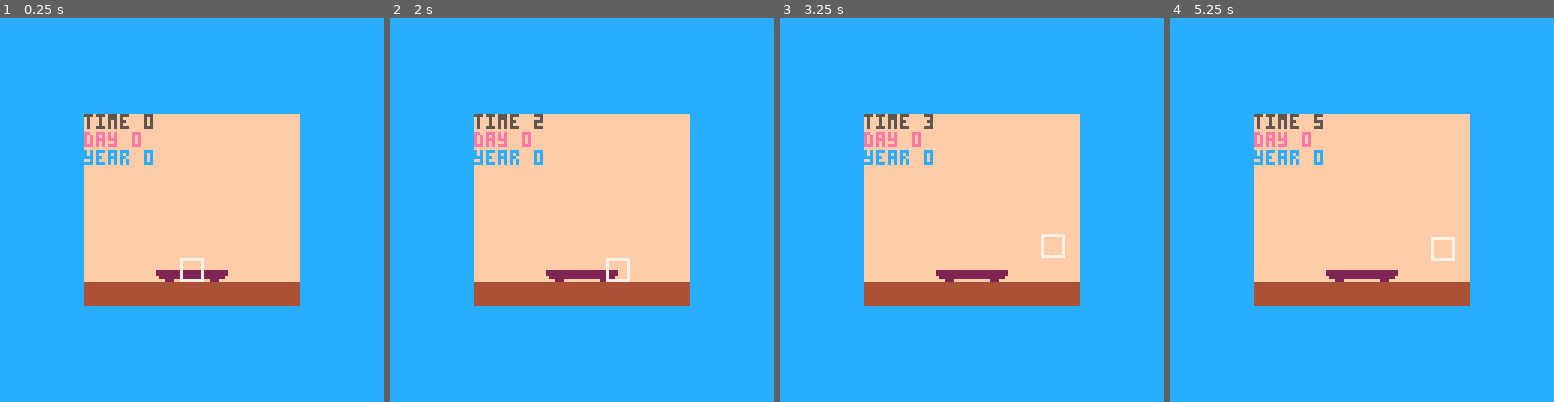
Above: before the commit, frames 1-4 (left to right).
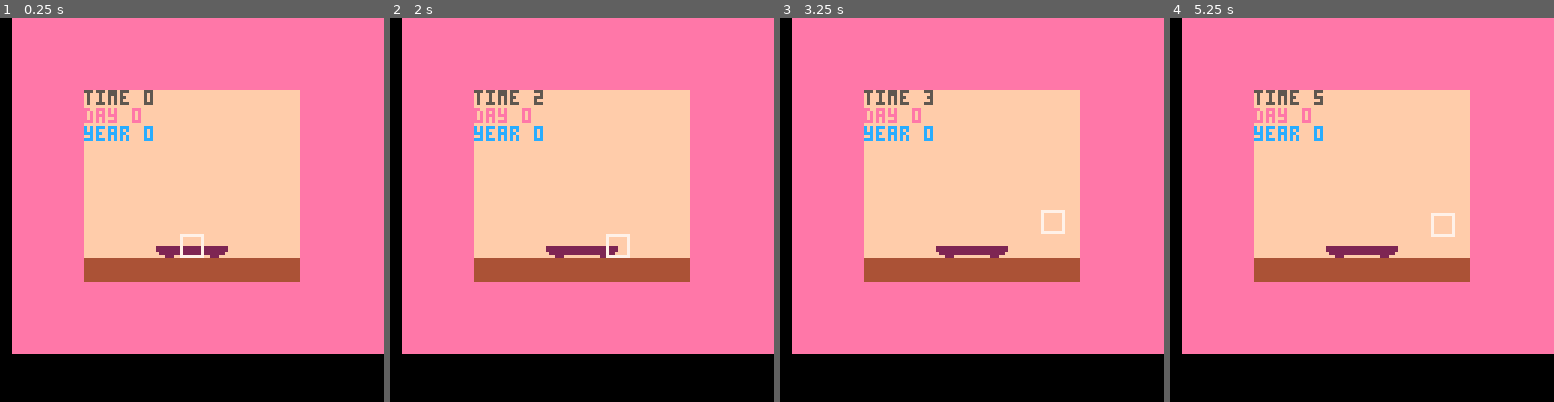
Above: after the commit, the same moments.

Repository: onefinedruid/bit-bonsai
Game: PICO-8 cartridge bitbonsai.p8
Two runs of this game, one before a commit and one after it. Both use one fixed random seed, a clock stepped at 60 frames per second and the inputs below.
Inputs:
- Up to frame 1 (0.25 s): no input
- Up to frame 2 (2 s): tap X (X key) at 0.33, 1.07, 1.85 s; hold Right from 1.6 s (still down)
- Up to frame 3 (3.25 s): release Right at 2.1 s; hold Up 2.15-2.42 s; hold Right 2.47-3.03 s; tap X (X key) at 2.97 s; hold Left from 3.08 s (still down)
- Up to frame 4 (5.25 s): release Left at 3.58 s; hold Down 3.63-3.97 s; hold Right 4.02-4.68 s; tap X (X key) at 4.08, 5.2 s; hold Up 4.73-5.03 s; hold Left from 5.08 s (still down)

The runs differ from the first frame. In frame 1, 81% of the frame differs, in the area x 0-100%, y 0-100%; in frame 2, 81%; in frame 3, 81%; in frame 4, 81%.

Commit message:
v0.1.1 stable
-added seasonal bg color

Diff:
--- a/bitbonsai.p8
+++ b/bitbonsai.p8
@@ -9,31 +9,41 @@
 day=0
 year=0
 date=""
+mapx=17
 rootx=60
-rooty=80
+rooty=72
 selx=rootx
 sely=rooty
 rootspr=7
 
 
-
+cls()
 end
 init()
 -->8
 --draw
 function _draw()
-cls(12)
-map(0,0,28,32,64,64,1)
-print("time "..tostr(hour),28,32,5)
-print("day " ..tostr(day),28,38,14)
-print("year " ..tostr(year),28,44,12)
+map(mapx,0,4,0,128,128,1)
+print("time "..tostr(hour),28,24,5)
+print("day " ..tostr(day),28,30,14)
+print("year " ..tostr(year),28,36,12)
 palt(6,true)
 
 --debug
 --print(sec, 0, 0, 0)
 --print(nsec, 0, 8, 0)
---print("x:"..tostr(selx), 0,0,0)
---print("y:"..tostr(sely), 0,6,0)
+--print("x:"..tostr(selx), 0,0,7)
+--print("y:"..tostr(sely), 0,6,7)
+
+-- seasons
+	 if day>0 and day<91 then
+		  mapx=17 end
+		if day>91 and day<183 then
+		  mapx=34 end
+		if day>183 and day<274 then
+		  mapx=51 end
+		if day>274 then
+		  mapx=68 end
 
 --basic growth
 if day>=5 then
@@ -61,10 +71,10 @@
 --cursor
 spr(17,selx,sely)
 if selx<28 then selx=28
-		elseif sely<32  then sely=32
+		elseif sely<24  then sely=24
 		end
 if selx>92 then selx=92
-		elseif sely>88 then sely=88
+		elseif sely>80 then sely=80
 		end
 
 
@@ -91,15 +101,6 @@
 		  day=0
 		end
 
--- seasons
-	--[[	if day>=0 and day<91 then
-		  cls(14) end
-		if day>91 and day<183 then
-		  cls(12) end
-		if day>183 and day<274 then
-		  cls(9) end
-		if day>274 then
-		  cls(7) end]]--
 
 --cursor movement
 if btn(0) then selx=selx-1 end
@@ -183,15 +184,114 @@
 
 
 
+…(93 lines of a section not shown)…
 __gff__
-0001010303030404040404040404000000800000000004040404040404040000000000000000000000040404040400000000000000000000000000000000000000000000000000000000000000000000000000000000000000000000000000000000000000000000000000000000000000000000000000000000000000000000
+0101010303030404040404040404000001800100000004040404040404040000010101000000000000040404040400000100010000000000000000000000000000000000000000000000000000000000000000000000000000000000000000000000000000000000000000000000000000000000000000000000000000000000
 0000000000000000000000000000000000000000000000000000000000000000000000000000000000000000000000000000000000000000000000000000000000000000000000000000000000000000000000000000000000000000000000000000000000000000000000000000000000000000000000000000000000000000
 __map__
-0101010101010101010000000000000000000000000000000000000000000000000000000000000000000000000000000000000000000000000000000000000000000000000000000000000000000000000000000000000000000000000000000000000000000000000000000000000000000000000000010101010101010101
-0101010101010101010000000000000000000000000000000000000000000000000000000000000000000000000000000000000000000000000000000000000000000000000000000000000000000000000000000000000000000000000000000000000000000000000000000000000000000000000000010101010101010101
-0101010101010101010000000000000000000000000000000000000000000000000000000000000000000000000000000000000000000000000000000000000000000000000000000000000000000000000000000000000000000000000000000000000000000000000000000000000000000000000000010101010101010101
-0101010101010101010000000000000000000000000000000000000000000000000000000000000000000000000000000000000000000000000000000000000000000000000000000000000000000000000000000000000000000000000000000000000000000000000000000000000000000000000000010101010101010101
-0101010101010101010000000000000000000000000000000000000000000000000000000000000000000000000000000000000000000000000000000000000000000000000000000000000000000000000000000000000000000000000000000000000000000000000000000000000000000000000000000000000000000000
-0101010101010101010000000000000000000000000000000000000000000000000000000000000000000000000000000000000000000000000000000000000000000000000000000000000000000000000000000000000000000000000000000000000000000000000000000000000000000000000000000000000000000000
-0101010304050101010000000000000000000000000000000000000000000000000000000000000000000000000000000000000000000000000000000000000000000000000000000000000000000000000000000000000000000000000000000000000000000000000000000000000000000000000000000000000000000000
-0202020202020202020000000000000000000000000000000000000000000000000000000000000000000000000000000000000000000000000000000000000000000000000000000000000000000000000000000000000000000000000000000000000000000000000000000000000000000000000000000000000000000000
+0101010101010101010000000000002020202020202020202020202020202020201010101010101010101010101010101010103030303030303030303030303030303030302121212121212121212121212121212121210000000000000000000000000000000000000000000000000000000000000000010101010101010101
+0101010101010101010000000000002020202020202020202020202020202020201010101010101010101010101010101010103030303030303030303030303030303030302121212121212121212121212121212121210000000000000000000000000000000000000000000000000000000000000000010101010101010101
+0101010101010101010000000000002020202020202020202020202020202020201010101010101010101010101010101010103030303030303030303030303030303030302121212121212121212121212121212121210000000000000000000000000000000000000000000000000000000000000000010101010101010101
+0101010101010101010000000000002020202020010101010101010101202020201010101010010101010101010101101010103030303030010101010101010101303030302121212121010101010101010101212121210000000000000000000000000000000000000000000000000000000000000000010101010101010101
+0101010101010101010000000000002020202020010101010101010101202020201010101010010101010101010101101010103030303030010101010101010101303030302121212121010101010101010101212121210000000000000000000000000000000000000000000000000000000000000000000000000000000000
+0101010101010101010000000000002020202020010101010101010101202020201010101010010101010101010101101010103030303030010101010101010101303030302121212121010101010101010101212121210000000000000000000000000000000000000000000000000000000000000000000000000000000000
+0101010304050101010000000000002020202020010101010101010101202020201010101010010101010101010101101010103030303030010101010101010101303030302121212121010101010101010101212121210000000000000000000000000000000000000000000000000000000000000000000000000000000000
+0202020202020202020000000000002020202020010101010101010101202020201010101010010101010101010101101010103030303030010101010101010101303030302121212121010101010101010101212121210000000000000000000000000000000000000000000000000000000000000000000000000000000000
+0000000000000000000000000000002020202020010101010101010101202020201010101010010101010101010101101010103030303030010101010101010101303030302121212121010101010101010101212121210000000000000000000000000000000000000000000000000000000000000000000000000000000000
+0000000000000000000000000000002020202020010101030405010101202020201010101010010101030405010101101010103030303030010101030405010101303030302121212121010101030405010101212121210000000000000000000000000000000000000000000000000000000000000000000000000000000000
+0000000000000000000000000000002020202020020202020202020202202020201010101010020202020202020202101010103030303030020202020202020202303030302121212121020202020202020202212121210000000000000000000000000000000000000000000000000000000000000000000000000000000000
+0000000000000000000000000000002020202020202020202020202020202020201010101010101010101010101010101010103030303030303030303030303030303030302121212121212121212121212121212121210000000000000000000000000000000000000000000000000000000000000000000000000000000000
+0000000000000000000000000000002020202020202020202020202020202020201010101010101010101010101010101010103030303030303030303030303030303030302121212121212121212121212121212121210000000000000000000000000000000000000000000000000000000000000000000000000000000000
+0000000000000000000000000000002020202020202020202020202020202020201010101010101010101010101010101010103030303030303030303030303030303030302121212121212121212121212121212121210000000000000000000000000000000000000000000000000000000000000000000000000000000000
Not shown, changed: 154 lines of the sprite sheet (__gfx__) section of bitbonsai.p8
Not shown, changed: the thumbnail (__label__) section of bitbonsai.p8
Not shown, changed: bitbonsai.bin/bitbonsai.app/Contents/MacOS/data.pod
Not shown, changed: bitbonsai.bin/bitbonsai.app/Contents/Resources/bitbonsai.icns
Not shown, changed: bitbonsai.bin/bitbonsai_linux.zip
Not shown, changed: bitbonsai.bin/bitbonsai_osx.zip
Not shown, changed: bitbonsai.bin/bitbonsai_raspi.zip
Not shown, changed: bitbonsai.bin/bitbonsai_windows.zip
Not shown, changed: bitbonsai.bin/linux/bitbonsai.png
Not shown, changed: bitbonsai.bin/linux/data.pod
Not shown, changed: bitbonsai.bin/raspi/bitbonsai.png
Not shown, changed: bitbonsai.bin/raspi/data.pod
(and 2 more such lines)
